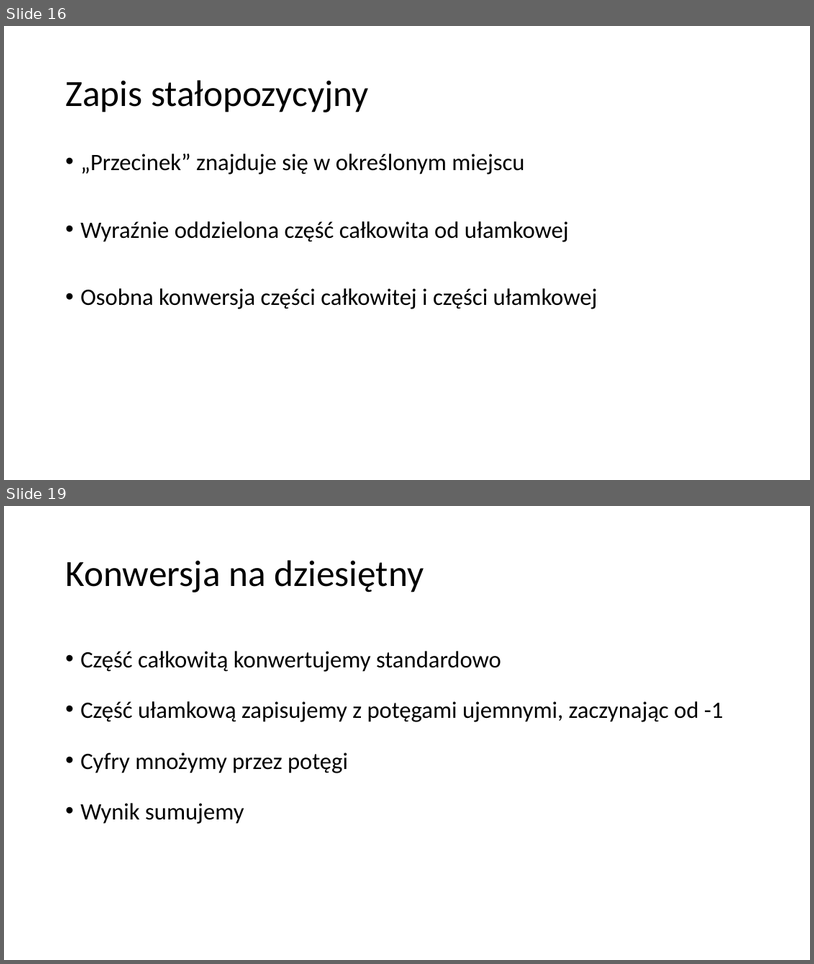
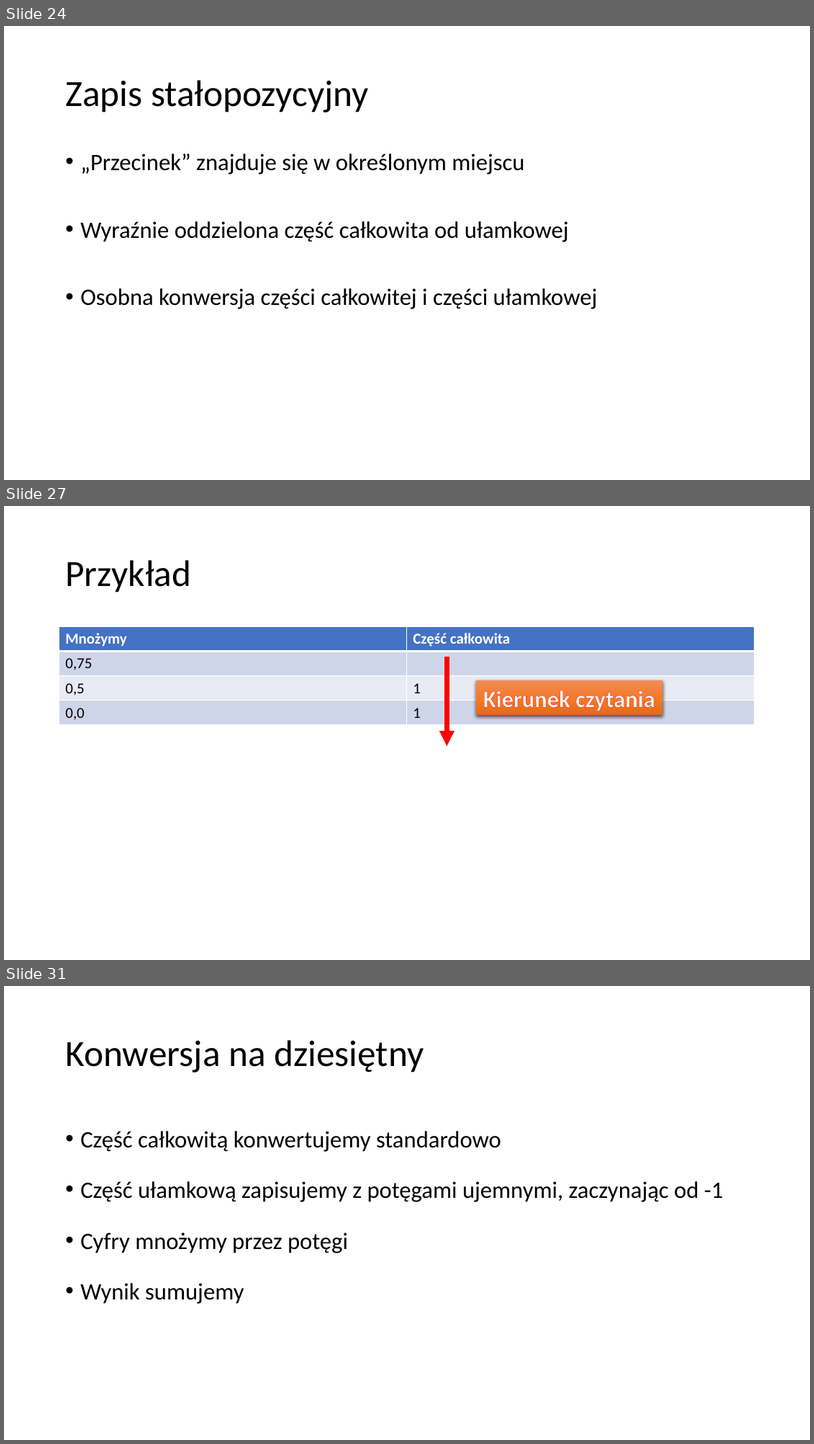
Before and after one commit to blackbat13/cs-lut, a slide deck: Systemy liczbowe/Systemy liczbowe.pptx. Shown one above the other, each under a label of ours: slides 16 and 19 before the commit, slides 24, 27 and 31 after it; the slides between them are not shown. The pictures are 814x964 and 814x1444 pixels, drawn with LibreOffice and Linux fonts; fonts in the diff are those of the drawing. Boxes give left, top, right and bottom in pixels: in the first picture for what was removed or moved away, otherwise in the second. Text is boxed around its words. In the diff, an @@ line names an element or a change of style, - is before the commit and + after.

Commit message:
Dodano przykłady i rozwiązania ćwiczeń.

```diff
--- a/Systemy liczbowe/Systemy liczbowe.pptx
+++ b/Systemy liczbowe/Systemy liczbowe.pptx
@@ slide 27 added at bbox=[4, 506, 810, 960], background #FFFFFF @@
@@ title added at bbox=[65, 560, 191, 592], 44 pt, text #000000 @@
+Przykład
@@ table added at bbox=[59, 627, 756, 725], 4 rows, 2 columns @@
+Mnożymy | Część całkowita
+0,75 | 
+0,5 | 1
+0,0 | 1
@@ arrow added from (448, 656) to (448, 746), #FF0000 6 pt @@
@@ rectangle added at bbox=[476, 680, 663, 715], fill gradient #F18C57 to #F67B28 to #E56C19, 28 pt, text #FFFFFF, bold @@
+Kierunek czytania
@@ what was slide 16 is now slide 24 @@
@@ what was slide 19 is now slide 31 @@
```
Also in this commit, not shown: 7 slides changed, 14 other slides added.
